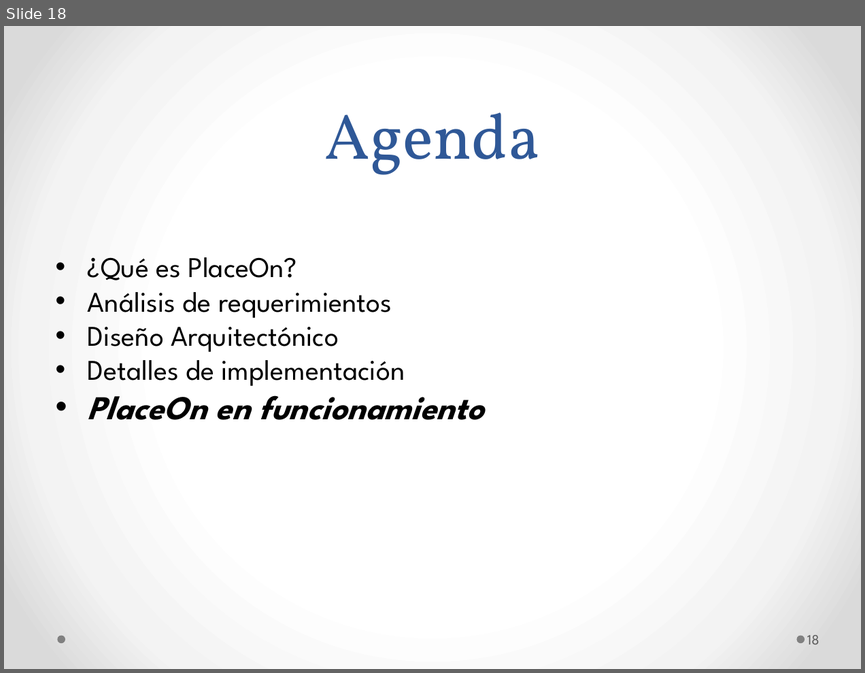
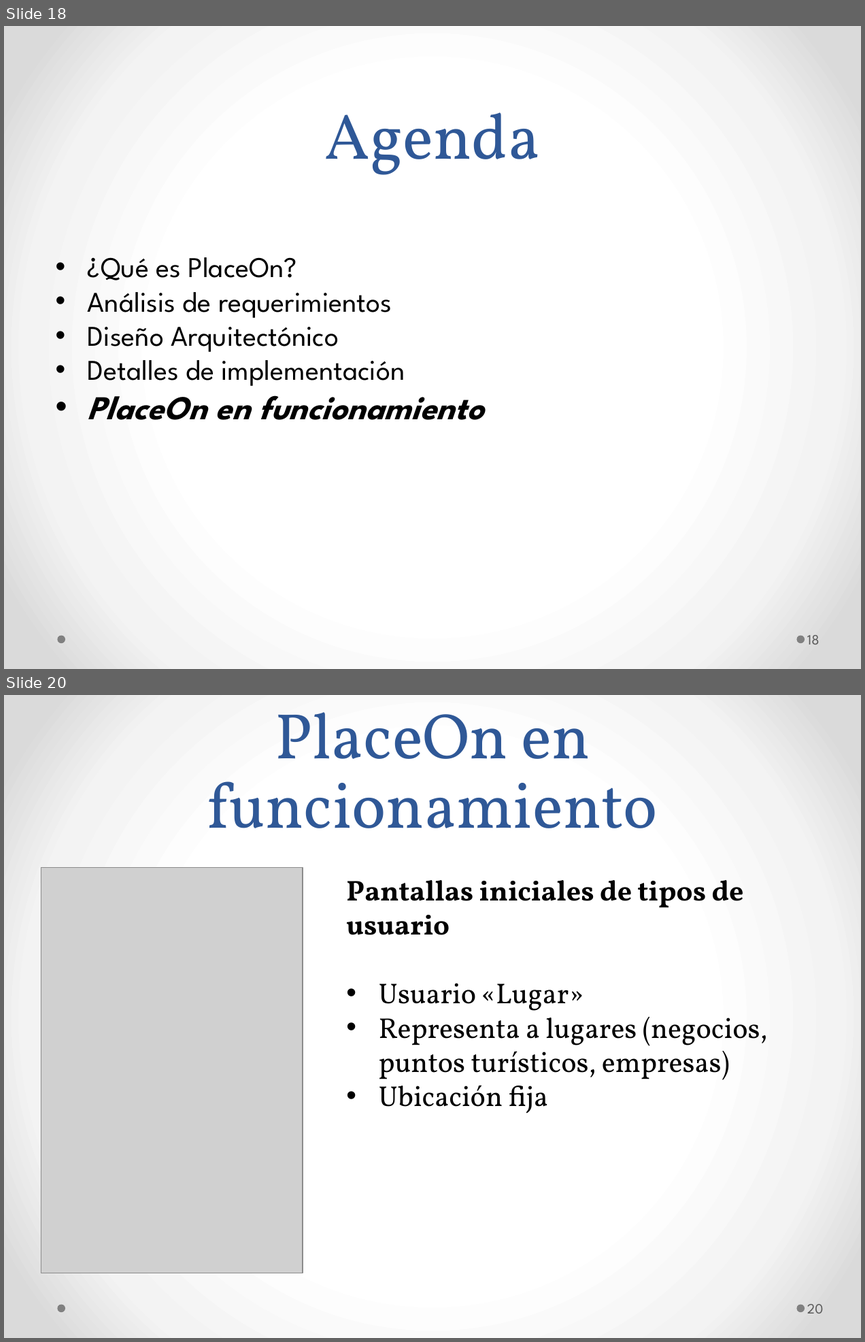
Before and after one commit to ygd182/placeon, a slide deck: Informes/PlaceOn.pptx. Shown one above the other, each under a label of ours: slide 18 before the commit, slides 18 and 20 after it; the slides between them are not shown. The pictures are 865x673 and 865x1342 pixels, drawn with LibreOffice and Linux fonts; fonts in the diff are those of the drawing; grey boxes stand for pictures. Boxes give left, top, right and bottom in pixels: in the first picture for what was removed or moved away, otherwise in the second. Text is boxed around its words. In the diff, an @@ line names an element or a change of style, - is before the commit and + after.

```diff
--- a/Informes/PlaceOn.pptx
+++ b/Informes/PlaceOn.pptx
@@ slide 20 added at (4, 695, 861, 1338), background gradient #FFFFFF to #F4F4F4 to #DADADA; not listed: 2 template elements that a slide beside it also shows @@
@@ title added at (207, 712, 657, 828), 54 pt, text #2F5897 @@
+PlaceOn en funcionamiento
@@ picture added at (41, 867, 302, 1272) @@
@@ text added at (346, 880, 768, 1113), 24 pt, text #000000 @@
+Pantallas iniciales de tipos de usuario
+• Usuario «Lugar»
+• Representa a lugares (negocios, puntos turísticos, empresas)
+• Ubicación fija
@@ page number added at (807, 1304, 823, 1313), 12 pt, text #595959 @@
+20
```
Also in this commit, not shown: 9 slides changed, 6 other slides added.
